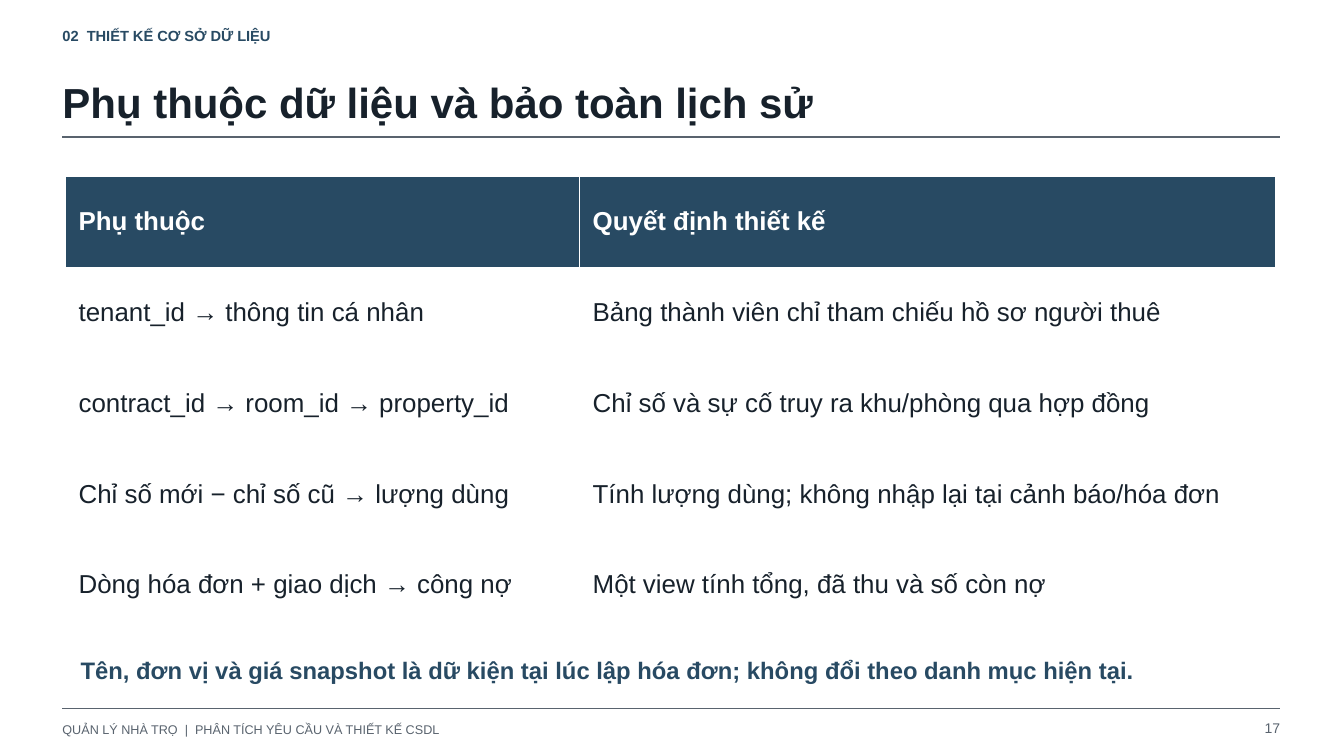
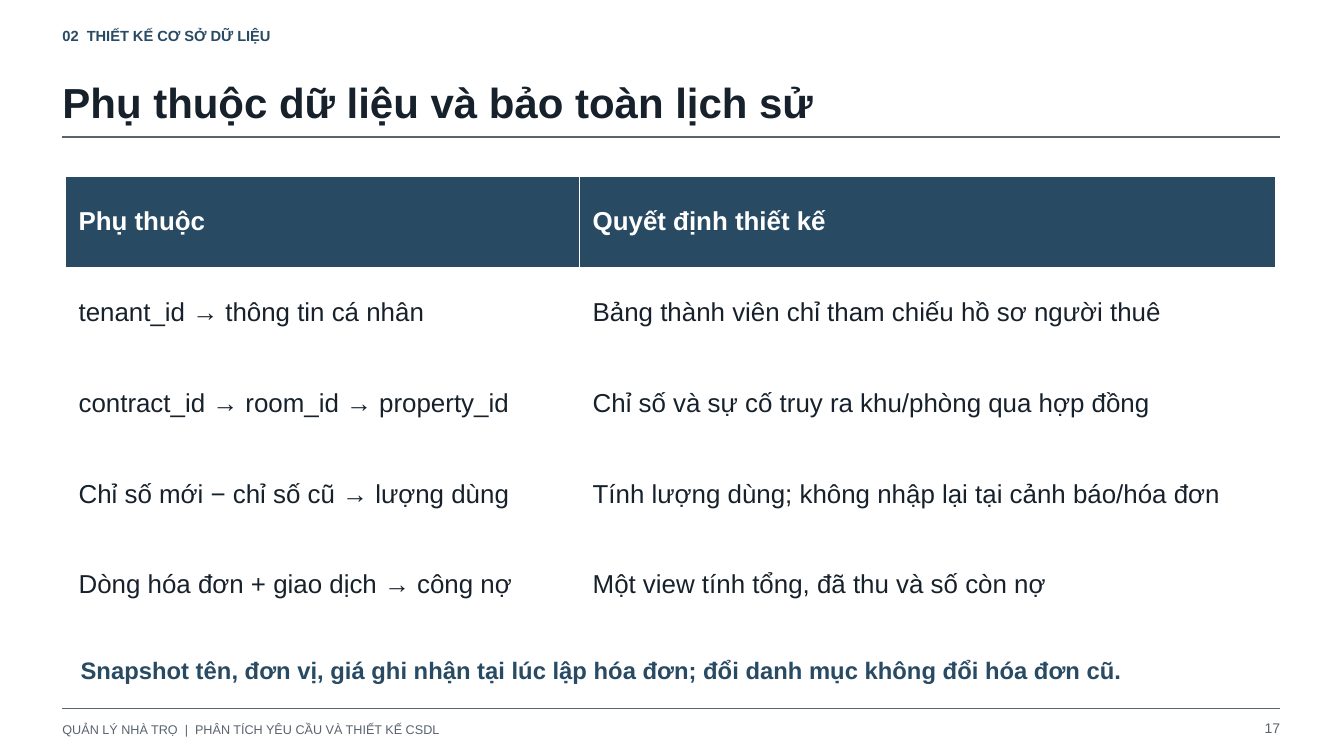
Before and after one commit to hieunofun/quanlytro, a slide deck: slide 17 of docs/thiet-ke-csdl-va-phan-tich-nghiep-vu.pptx. Drawn at 1344x756 pixels with LibreOffice and Linux fonts; fonts in the diff are those of the drawing. Boxes give left, top, right and bottom in pixels: in the first picture for what was removed or moved away, otherwise in the second. Text is boxed around its words. In the diff, an @@ line names an element or a change of style, - is before the commit and + after.

```diff
--- a/docs/thiet-ke-csdl-va-phan-tich-nghiep-vu.pptx
+++ b/docs/thiet-ke-csdl-va-phan-tich-nghiep-vu.pptx
@@ text at box(81, 660, 1121, 684): text changed @@
-Tên, đơn vị và giá snapshot là dữ kiện tại lúc lập hóa đơn; không đổi theo danh mục hiện tại.
+Snapshot tên, đơn vị, giá ghi nhận tại lúc lập hóa đơn; đổi danh mục không đổi hóa đơn cũ.
```
Also in this commit, not shown: 17 other slides changed, 15 other files.
